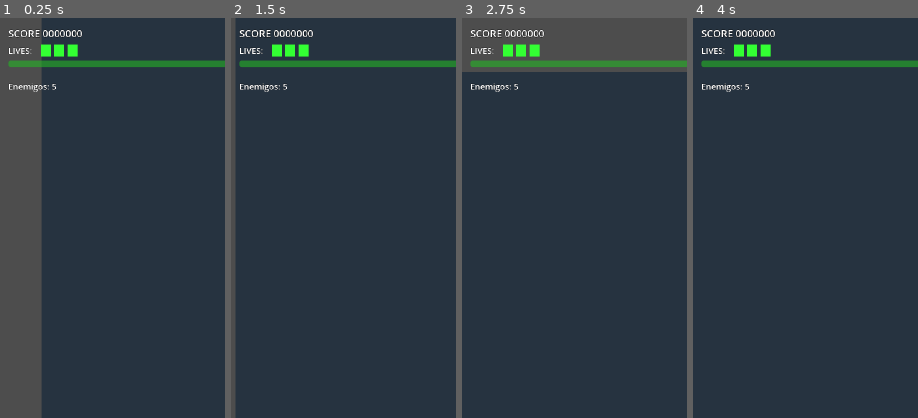
Above: before the commit, frames 1-4 (left to right).
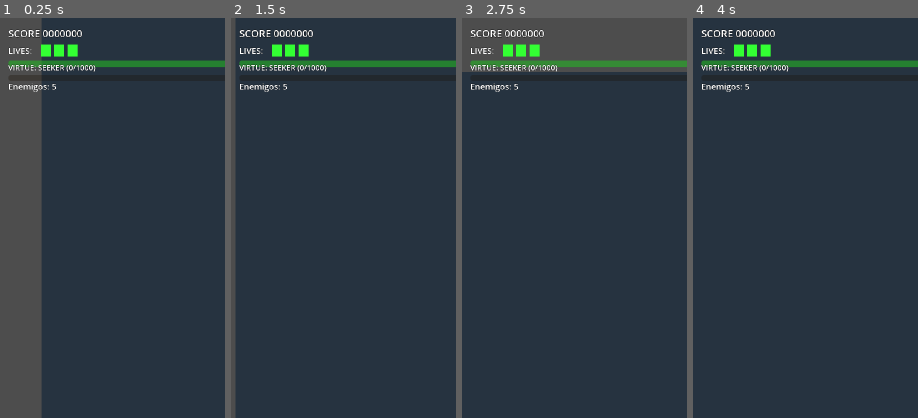
Above: after the commit, the same moments.

Repository: juanrafernandez/pilgrim
Game: Godot game, scene res://scenes/main/test_scene_enemies.tscn
The game is run twice, just before and just after one commit, with the same random seed, the same clock (stepped at 60 frames per second) and the same inputs. This scene is started directly instead of the project's main scene.
Inputs:
- Up to frame 1 (0.25 s): no input
- Up to frame 2 (1.5 s): tap Enter (ui_accept) at 0.5 s; hold Right (move_right) from 0.53 s (still down); tap S (attack) at 0.6 s; tap A (jump) at 0.77 s; tap W (special) at 1.35 s
- Up to frame 3 (2.75 s): tap A (jump) at 1.52 s; release Right (move_right) at 2.03 s; hold Left (move_left) from 2.03 s (still down); tap S (attack) at 2.1 s
- Up to frame 4 (4 s): release Left (move_left) at 2.78 s; hold Right (move_right) from 2.78 s (still down); tap W (special) at 2.85 s; tap A (jump) at 3.02, 3.77 s; tap S (attack) at 3.6 s
The pictures show only the part of the screen within x 0-50%, y 0-50%; the shares and areas given below are measured in that part.

The runs differ from the first frame. In frame 1, 0.4% of the frame differs, in the area x 3-43%, y 11-14%; in frame 2, 0.4%; in frame 3, 0.4%; in frame 4, 0.4%.

Commit message:
feat(ui): add Virtue HUD component
TASK-004 implementation:
- Created VirtueDisplay component with level indicators
- Color-coded levels (FALLEN to EXEMPLARY):
  * FALLEN: Red
  * SEEKER: Orange
  * FAITHFUL: Yellow
  * RIGHTEOUS: Light green
  * EXEMPLARY: Bright gold
- Smooth animations on virtue value changes
- Pulse animation on level changes
- Connected to VirtueManager signals
- Integrated into ArcadeHUD without modifying existing manager

Files created:
- scripts/ui/virtue_display.gd
- scenes/ui/virtue_display.tscn

Files modified:
- scripts/ui/arcade_hud.gd (added @onready reference)
- scenes/ui/arcade_hud.tscn (added VirtueDisplay child node)

Diff:
--- a/scenes/ui/arcade_hud.tscn
+++ b/scenes/ui/arcade_hud.tscn
@@ -1,6 +1,7 @@
-[gd_scene load_steps=3 format=3 uid="uid://c8q7x5r2m3v1p"]
+[gd_scene load_steps=4 format=3 uid="uid://c8q7x5r2m3v1p"]
 
 [ext_resource type="Script" path="res://scripts/ui/arcade_hud.gd" id="1_arcade_hud"]
+[ext_resource type="PackedScene" uid="uid://bvk7y3p4m8x2q" path="res://scenes/ui/virtue_display.tscn" id="2_virtue_display"]
 
 [sub_resource type="LabelSettings" id="LabelSettings_score"]
 font_size = 24
@@ -75,3 +76,6 @@
 max_value = 100.0
 value = 100.0
 show_percentage = false
+
+[node name="VirtueDisplay" parent="HUDContainer/VBox" instance=ExtResource("2_virtue_display")]
+layout_mode = 2
--- /dev/null
+++ b/scenes/ui/virtue_display.tscn
@@ -0,0 +1,36 @@
+[gd_scene load_steps=3 format=3 uid="uid://bvk7y3p4m8x2q"]
+
+[ext_resource type="Script" path="res://scripts/ui/virtue_display.gd" id="1_virtue_display"]
+
+[sub_resource type="LabelSettings" id="LabelSettings_virtue"]
+font_size = 18
+font_color = Color(1, 1, 1, 1)
+outline_size = 2
+outline_color = Color(0, 0, 0, 1)
+
+[node name="VirtueDisplay" type="Control"]
+layout_mode = 3
+anchors_preset = 0
+offset_right = 400.0
+offset_bottom = 60.0
+script = ExtResource("1_virtue_display")
+
+[node name="VBox" type="VBoxContainer" parent="."]
+layout_mode = 1
+anchors_preset = 15
+anchor_right = 1.0
+anchor_bottom = 1.0
+grow_horizontal = 2
+grow_vertical = 2
+theme_override_constants/separation = 5
+
+[node name="VirtueLabel" type="Label" parent="VBox"]
+layout_mode = 2
+text = "VIRTUE: SEEKER (0/1000)"
+label_settings = SubResource("LabelSettings_virtue")
+
+[node name="VirtueBar" type="ProgressBar" parent="VBox"]
+custom_minimum_size = Vector2(0, 14)
+layout_mode = 2
+max_value = 1000.0
+show_percentage = false
--- a/scripts/ui/arcade_hud.gd
+++ b/scripts/ui/arcade_hud.gd
@@ -13,6 +13,7 @@
 @onready var health_bar: ProgressBar = $HUDContainer/VBox/HealthBar
 @onready var weapon_durability_bar: ProgressBar = $HUDContainer/VBox/WeaponDurabilityBar
 @onready var combo_label: Label = $HUDContainer/VBox/ComboLabel
+@onready var virtue_display: VirtueDisplay = $HUDContainer/VBox/VirtueDisplay
 
 # Data
 var current_score: int = 0
--- /dev/null
+++ b/scripts/ui/virtue_display.gd
@@ -0,0 +1,121 @@
+extends Control
+class_name VirtueDisplay
+
+## VirtueDisplay
+## Visual component showing Virtue level and progress
+## Connects to VirtueManager signals for real-time updates
+
+# UI Elements
+@onready var virtue_label: Label = $VBox/VirtueLabel
+@onready var virtue_bar: ProgressBar = $VBox/VirtueBar
+
+# Animation
+var target_virtue: int = 0
+var current_displayed_virtue: float = 0.0
+const ANIMATION_SPEED: float = 5.0  # Higher = faster animation
+
+# Level colors (matching VirtueManager levels)
+const LEVEL_COLORS = {
+	VirtueManager.VirtueLevel.FALLEN: Color(1.0, 0.2, 0.2),       # Red
+	VirtueManager.VirtueLevel.SEEKER: Color(1.0, 0.6, 0.1),       # Orange
+	VirtueManager.VirtueLevel.FAITHFUL: Color(1.0, 1.0, 0.2),     # Yellow
+	VirtueManager.VirtueLevel.RIGHTEOUS: Color(0.4, 1.0, 0.4),    # Light green
+	VirtueManager.VirtueLevel.EXEMPLARY: Color(1.0, 0.84, 0.0)    # Bright gold
+}
+
+
+func _ready() -> void:
+	_setup_style()
+	_connect_signals()
+	_initialize_display()
+
+
+func _process(delta: float) -> void:
+	# Smooth animation towards target virtue
+	if abs(current_displayed_virtue - target_virtue) > 0.1:
+		current_displayed_virtue = lerp(current_displayed_virtue, float(target_virtue), ANIMATION_SPEED * delta)
+		_update_bar_value()
+
+
+func _setup_style() -> void:
+	"""Setup arcade-style visual appearance"""
+	if virtue_label:
+		virtue_label.add_theme_color_override("font_outline_color", Color(0, 0, 0, 1))
+		virtue_label.add_theme_constant_override("outline_size", 2)
+
+	if virtue_bar:
+		virtue_bar.max_value = VirtueManager.MAX_VIRTUE
+		virtue_bar.show_percentage = false
+
+
+func _connect_signals() -> void:
+	"""Connect to VirtueManager signals"""
+	if VirtueManager:
+		VirtueManager.virtue_changed.connect(_on_virtue_changed)
+		VirtueManager.virtue_level_changed.connect(_on_virtue_level_changed)
+
+
+func _initialize_display() -> void:
+	"""Initialize display with current VirtueManager values"""
+	if VirtueManager:
+		var current_virtue = VirtueManager.get_virtue()
+		var current_level = VirtueManager.get_virtue_level()
+
+		target_virtue = current_virtue
+		current_displayed_virtue = float(current_virtue)
+
+		_update_display(current_virtue, current_level)
+
+
+func _update_display(virtue: int, level: VirtueManager.VirtueLevel) -> void:
+	"""Update label and bar with current virtue and level"""
+	if virtue_label:
+		var level_name = VirtueManager.VirtueLevel.keys()[level]
+		virtue_label.text = "VIRTUE: %s (%d/%d)" % [level_name, virtue, VirtueManager.MAX_VIRTUE]
+
+		# Apply level color to label
+		if LEVEL_COLORS.has(level):
+			virtue_label.add_theme_color_override("font_color", LEVEL_COLORS[level])
+
+	_update_bar_value()
+	_update_bar_color(level)
+
+
+func _update_bar_value() -> void:
+	"""Update progress bar value"""
+	if virtue_bar:
+		virtue_bar.value = current_displayed_virtue
+
+
+func _update_bar_color(level: VirtueManager.VirtueLevel) -> void:
+	"""Update progress bar color based on virtue level"""
+	if virtue_bar and LEVEL_COLORS.has(level):
+		virtue_bar.modulate = LEVEL_COLORS[level]
+
+
+func _on_virtue_changed(current_virtue: int, max_virtue: int) -> void:
+	"""Handle virtue points change"""
+	target_virtue = current_virtue
+	var current_level = VirtueManager.get_virtue_level()
+	_update_display(current_virtue, current_level)
+
+
+func _on_virtue_level_changed(level: VirtueManager.VirtueLevel) -> void:
+	"""Handle virtue level change with animation"""
+	var current_virtue = VirtueManager.get_virtue()
+	_update_display(current_virtue, level)
+
+	# Optional: Add visual feedback for level change (flash, pulse, etc.)
+	_play_level_change_animation()
+
+
+func _play_level_change_animation() -> void:
+	"""Play animation when virtue level changes"""
+	# Create a simple scale pulse animation
+	var tween = create_tween()
+	tween.set_ease(Tween.EASE_OUT)
+	tween.set_trans(Tween.TRANS_ELASTIC)
+
+	# Pulse the entire display
+	tween.tween_property(self, "scale", Vector2(1.15, 1.15), 0.2)
+	tween.tween_property(self, "scale", Vector2(1.0, 1.0), 0.3)
